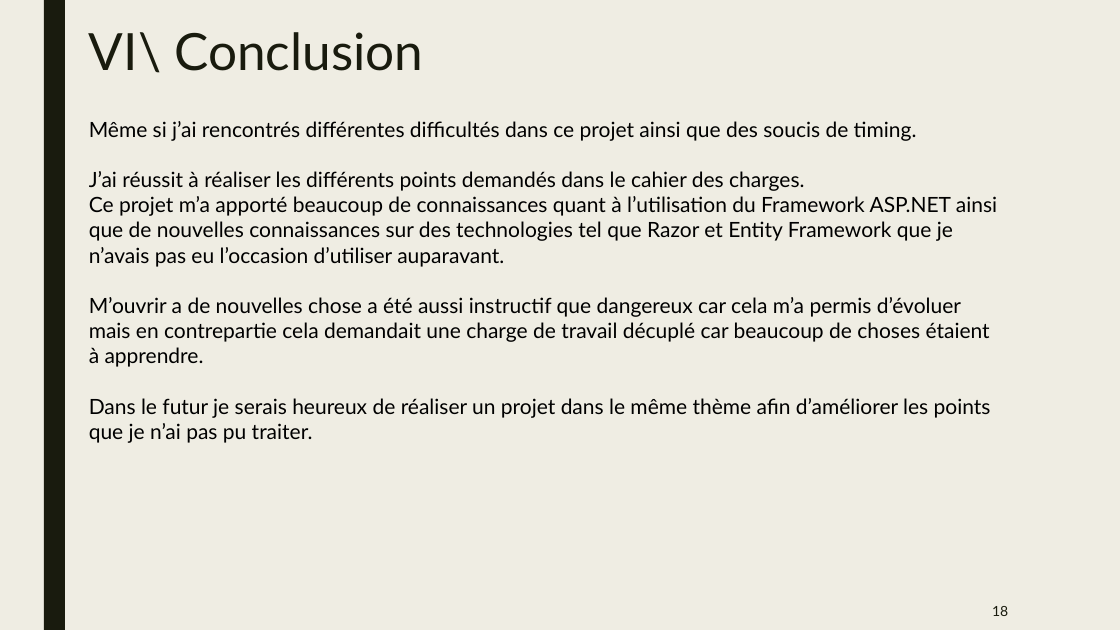
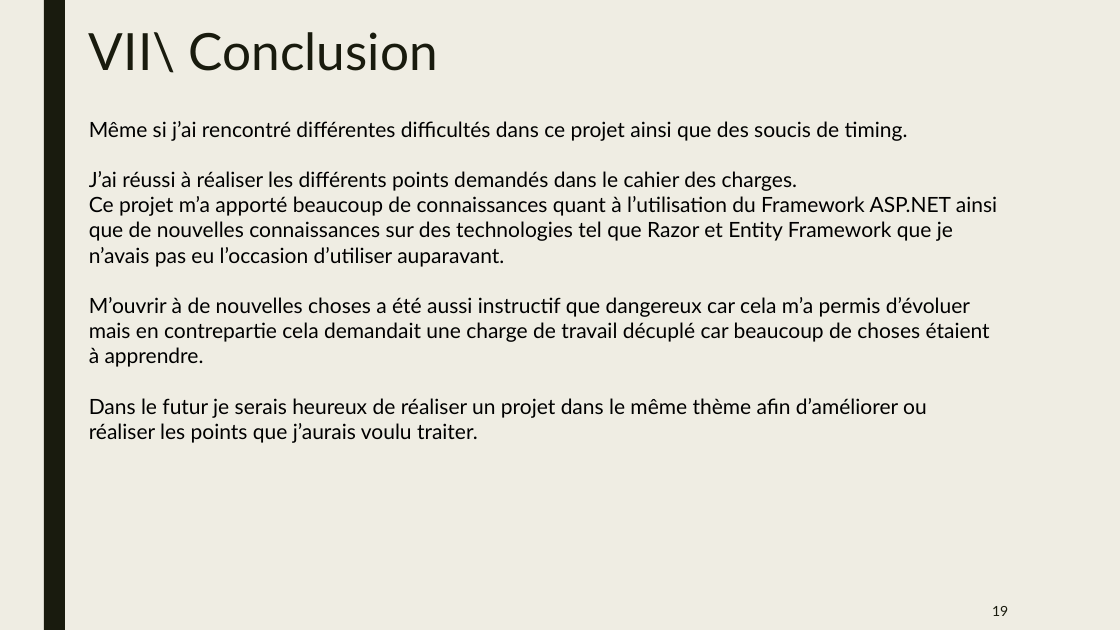
Before and after one commit to MaxenceVandekerckhove/IT---Telefaune, a slide deck: slide 19 of PPT/IT Telefaune.pptx (slide 18 before the commit). Drawn at 1120x630 pixels with LibreOffice and Linux fonts; fonts in the diff are those of the drawing. Boxes give left, top, right and bottom in pixels: in the first picture for what was removed or moved away, otherwise in the second. Text is boxed around its words. In the diff, an @@ line names an element or a change of style, - is before the commit and + after.

```diff
--- a/PPT/IT Telefaune.pptx
+++ b/PPT/IT Telefaune.pptx
@@ title at [89, 32, 438, 73]: text changed @@
-VI\ Conclusion
+VII\ Conclusion
@@ text at [89, 121, 908, 191]: text changed @@
-Même si j’ai rencontrés différentes difficultés dans ce projet ainsi que des soucis de timing.
-J’ai réussit à réaliser les différents points demandés dans le cahier des charges.
+Même si j’ai rencontré différentes difficultés dans ce projet ainsi que des soucis de timing.
+J’ai réussi à réaliser les différents points demandés dans le cahier des charges.
@@ text at [89, 297, 990, 443]: text changed @@
-M’ouvrir a de nouvelles chose a été aussi instructif que dangereux car cela m’a permis d’évoluer mais en contrepartie cela demandait une charge de travail décuplé car beaucoup de choses étaient à apprendre.
-Dans le futur je serais heureux de réaliser un projet dans le même thème afin d’améliorer les points que je n’ai pas pu traiter.
+M’ouvrir à de nouvelles choses a été aussi instructif que dangereux car cela m’a permis d’évoluer mais en contrepartie cela demandait une charge de travail décuplé car beaucoup de choses étaient à apprendre.
+Dans le futur je serais heureux de réaliser un projet dans le même thème afin d’améliorer ou réaliser les points que j’aurais voulu traiter.
@@ page number at [992, 606, 1008, 616]: text changed @@
-18
+19
```
Also in this commit, not shown: 5 other slides changed, 1 slide added, 2 other files.
